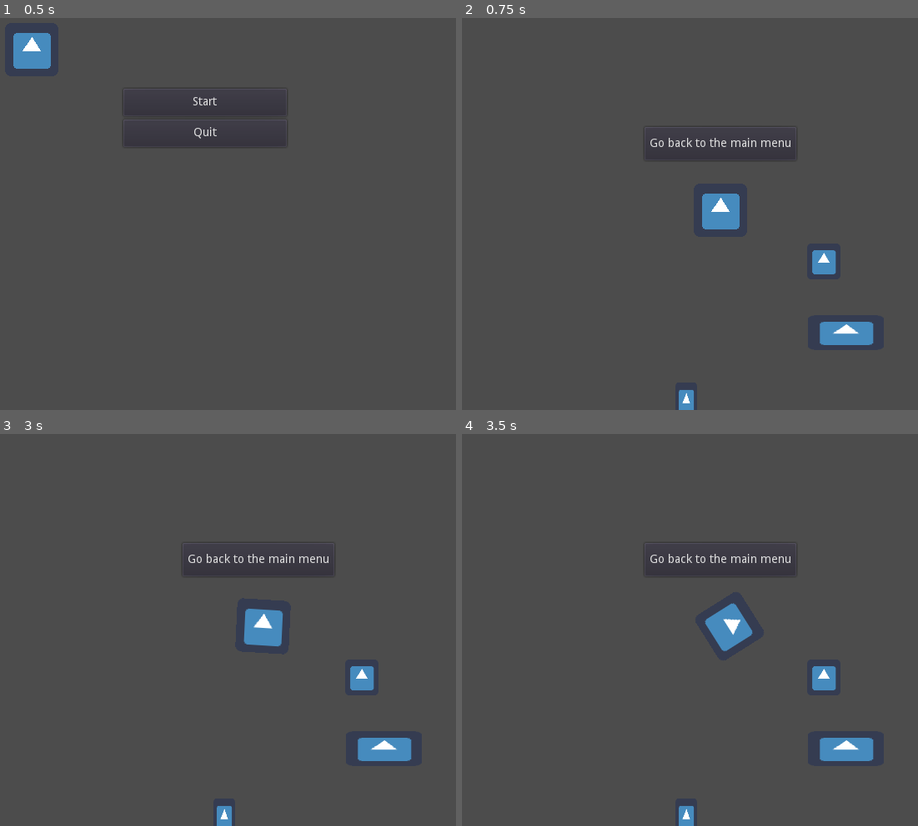
Above: before the commit, frames 1-4 (two rows, left to right).
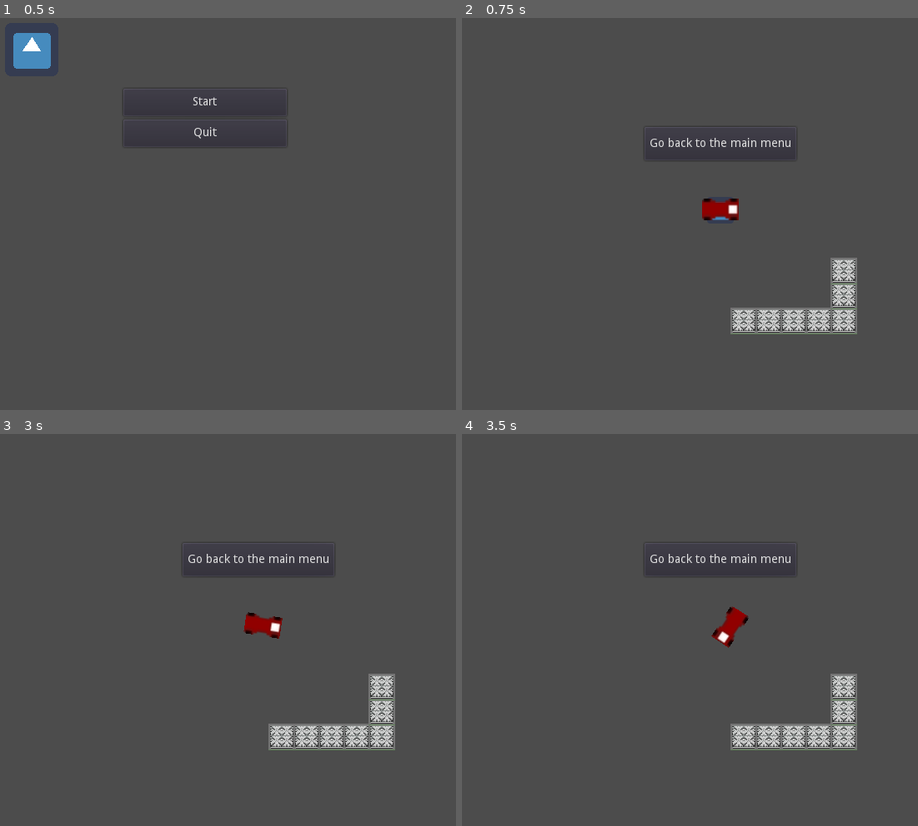
Above: after the commit, the same moments.

Repository: svntax/LD41-C2IG
Game: Godot game, scene res://Scenes/main_menu.tscn
Same seed, same stepped clock (60 frames per second), same inputs: the game is played once before the commit and once after it. The engine's default icon, where the game draws it, is replaced by a stand-in: a white triangle on a blue panel in a dark square.
Inputs:
- Up to frame 1 (0.5 s): no input
- Up to frame 2 (0.75 s): click "Start" at 0.5 s
- Up to frame 3 (3 s): click "Go back to the main menu" at 1.25 s; click "Start" at 2 s; tap Enter at 2.75 s; hold D (STEER_RIGHT) from 2.78 s (still down); tap Space (RIDE_VEHICLE) at 2.85 s
- Up to frame 4 (3.5 s): keep holding D (STEER_RIGHT)

Frame 1 is identical in both runs. In frame 2, 4.1% of the frame differs, in the area x 47-91%, y 44-100%; in frame 3, 4.2%; in frame 4, 4.2%, in the area x 47-91%, y 43-100%.

Commit message:
Add wall objects and placeholder art for walls and vehicle

Diff:
--- a/Scenes/gameplay.tscn
+++ b/Scenes/gameplay.tscn
@@ -1,8 +1,8 @@
 [gd_scene load_steps=4 format=2]
 
 [ext_resource path="res://Scenes/player.tscn" type="PackedScene" id=1]
-[ext_resource path="res://icon.png" type="Texture" id=2]
-[ext_resource path="res://Scenes/pause_menu_ui.tscn" type="PackedScene" id=3]
+[ext_resource path="res://Scenes/pause_menu_ui.tscn" type="PackedScene" id=2]
+[ext_resource path="res://Scenes/wall.tscn" type="PackedScene" id=3]
 
 [node name="Game" type="Node2D"]
 
@@ -10,25 +10,7 @@
 
 position = Vector2( 158.667, 131.944 )
 
-[node name="Sprite" type="Sprite" parent="." index="1"]
-
-position = Vector2( 117.856, 362.182 )
-scale = Vector2( 0.403447, 0.727701 )
-texture = ExtResource( 2 )
-
-[node name="Sprite2" type="Sprite" parent="." index="2"]
-
-position = Vector2( 309.395, 278.75 )
-scale = Vector2( 1.4155, 0.665066 )
-texture = ExtResource( 2 )
-
-[node name="Sprite3" type="Sprite" parent="." index="3"]
-
-position = Vector2( 282.561, 193.622 )
-scale = Vector2( 0.634774, 0.665065 )
-texture = ExtResource( 2 )
-
-[node name="CanvasLayer" type="CanvasLayer" parent="." index="4"]
+[node name="CanvasLayer" type="CanvasLayer" parent="." index="1"]
 
 layer = 1
 offset = Vector2( 0, 0 )
@@ -36,9 +18,37 @@
 scale = Vector2( 1, 1 )
 transform = Transform2D( 1, 0, 0, 1, 0, 0 )
 
-[node name="PauseMenuUI" parent="CanvasLayer" index="0" instance=ExtResource( 3 )]
+[node name="PauseMenuUI" parent="CanvasLayer" index="0" instance=ExtResource( 2 )]
 
 margin_left = 229.0
 margin_top = 140.0
 margin_right = 411.0
 margin_bottom = 180.0
+
+[node name="Wall" parent="." index="2" instance=ExtResource( 3 )]
+
+position = Vector2( 186.616, 265.191 )
+
+[node name="Wall2" parent="." index="3" instance=ExtResource( 3 )]
+
+position = Vector2( 216.616, 265.191 )
+
+[node name="Wall3" parent="." index="4" instance=ExtResource( 3 )]
+
+position = Vector2( 246.616, 265.191 )
+
+[node name="Wall4" parent="." index="5" instance=ExtResource( 3 )]
+
+position = Vector2( 276.616, 265.191 )
+
+[node name="Wall5" parent="." index="6" instance=ExtResource( 3 )]
+
+position = Vector2( 306.616, 265.191 )
+
+[node name="Wall6" parent="." index="7" instance=ExtResource( 3 )]
+
+position = Vector2( 306.616, 235.191 )
+
+[node name="Wall7" parent="." index="8" instance=ExtResource( 3 )]
+
+position = Vector2( 306.616, 205.191 )
--- a/Scenes/player.tscn
+++ b/Scenes/player.tscn
@@ -1,12 +1,13 @@
-[gd_scene load_steps=4 format=2]
+[gd_scene load_steps=5 format=2]
 
 [ext_resource path="res://Scripts/player_controls.gd" type="Script" id=1]
 [ext_resource path="res://icon.png" type="Texture" id=2]
+[ext_resource path="res://Sprites/kart.png" type="Texture" id=3]
 
 [sub_resource type="RectangleShape2D" id=1]
 
 custom_solver_bias = 0.0
-extents = Vector2( 32, 32 )
+extents = Vector2( 20, 13 )
 
 [node name="PlayerRoot" type="Node2D" index="0"]
 
@@ -29,7 +30,7 @@
 linear_velocity = Vector2( 0, 0 )
 linear_damp = 4.0
 angular_velocity = 0.0
-angular_damp = 4.0
+angular_damp = 8.0
 script = ExtResource( 1 )
 _sections_unfolded = [ "Angular", "Linear" ]
 WALK_SPEED = 10
@@ -43,9 +44,17 @@
 
 [node name="WalkingSprite" type="Sprite" parent="PlayerRigidBody" index="1"]
 
+scale = Vector2( 0.5, 0.5 )
 texture = ExtResource( 2 )
+_sections_unfolded = [ "Transform" ]
 
-[node name="Camera2D" type="Camera2D" parent="PlayerRigidBody" index="2"]
+[node name="VehicleSprite" type="Sprite" parent="PlayerRigidBody" index="2"]
+
+scale = Vector2( 2, 2 )
+texture = ExtResource( 3 )
+_sections_unfolded = [ "Transform" ]
+
+[node name="Camera2D" type="Camera2D" parent="PlayerRigidBody" index="3"]
 
 anchor_mode = 1
 rotating = false
--- /dev/null
+++ b/Scenes/wall.tscn
@@ -0,0 +1,29 @@
+[gd_scene load_steps=3 format=2]
+
+[ext_resource path="res://Sprites/norote_tileset.jpg" type="Texture" id=1]
+
+[sub_resource type="RectangleShape2D" id=1]
+
+custom_solver_bias = 0.0
+extents = Vector2( 16, 16 )
+
+[node name="Wall" type="StaticBody2D"]
+
+input_pickable = false
+collision_layer = 1
+collision_mask = 1
+constant_linear_velocity = Vector2( 0, 0 )
+constant_angular_velocity = 0.0
+friction = 1.0
+bounce = 0.0
+
+[node name="CollisionShape2D" type="CollisionShape2D" parent="." index="0"]
+
+shape = SubResource( 1 )
+
+[node name="Sprite" type="Sprite" parent="." index="1"]
+
+texture = ExtResource( 1 )
+region_enabled = true
+region_rect = Rect2( 0, 32, 32, 32 )
+_sections_unfolded = [ "Offset", "Region" ]
--- a/Scripts/player_controls.gd
+++ b/Scripts/player_controls.gd
@@ -10,9 +10,12 @@
 
 #For switching between both movement controls
 var VEHICLE_MODE = false
+var walkingSprite
+var vehicleSprite
 
 func _ready():
-    pass
+    walkingSprite = get_parent().find_node("WalkingSprite")
+    vehicleSprite = get_parent().find_node("VehicleSprite")
 
 #General update loop
 func _process(delta):
@@ -20,9 +23,13 @@
         if(VEHICLE_MODE):
             #Get out of the vehicle, back to walking
             VEHICLE_MODE = false
+            walkingSprite.show()
+            vehicleSprite.hide()
         else:
             #TODO only if near vehicle, for now just a simple toggle
             VEHICLE_MODE = true
+            vehicleSprite.show()
+            walkingSprite.hide()
 
 #Update loop for handling anything physics related
 func _physics_process(delta):
Binary file added: Sprites/kart.png
Not shown, added: Sprites/kart.png.import
Binary file added: Sprites/norote_tileset.jpg
Not shown, added: Sprites/norote_tileset.jpg.import
